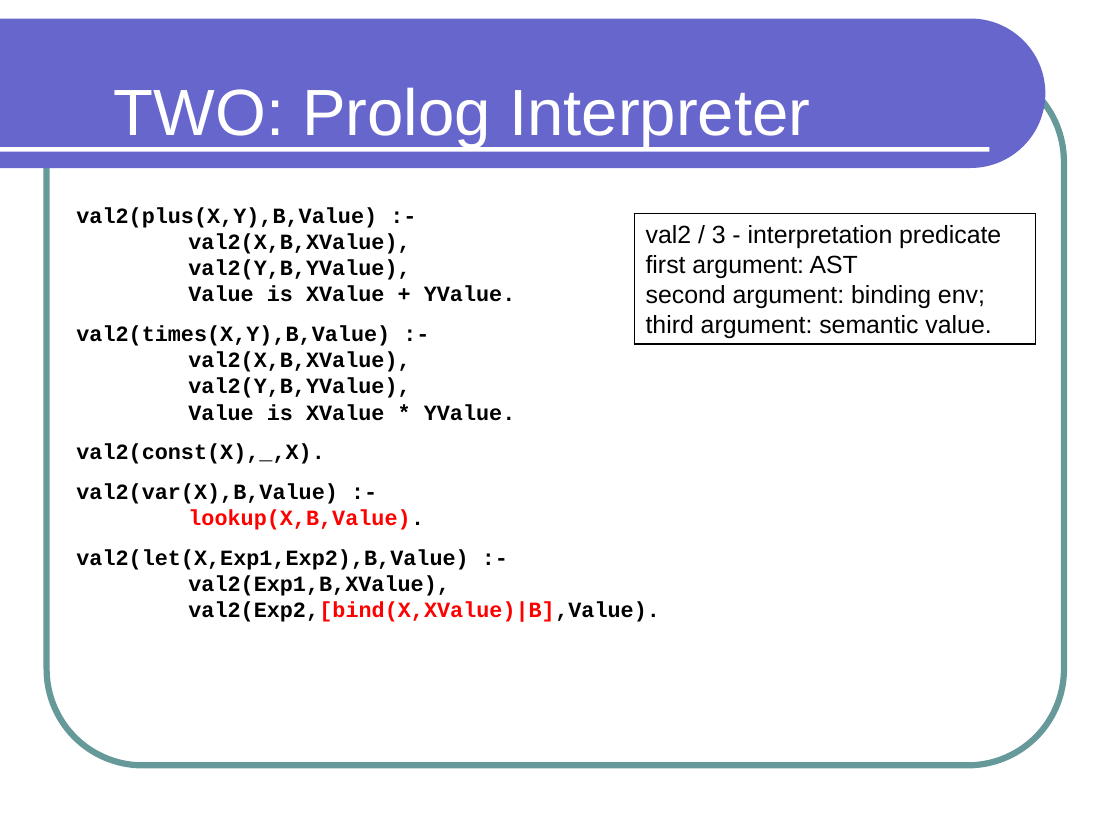
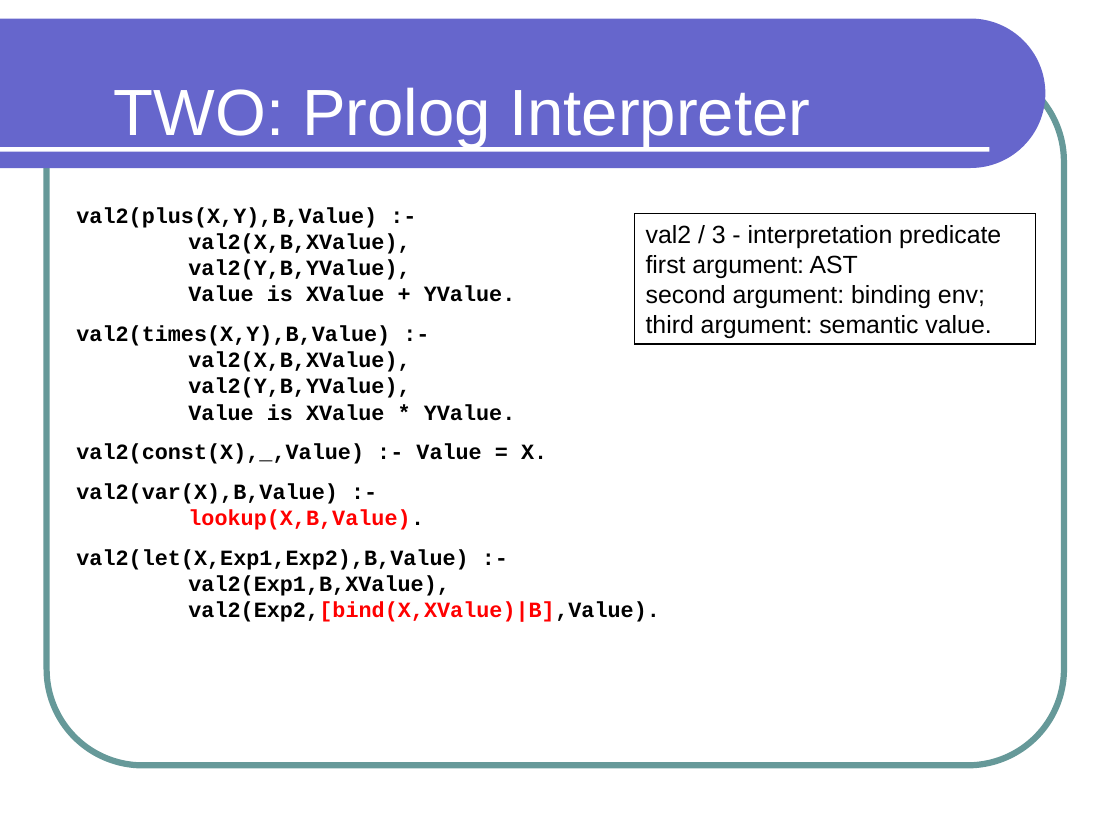
Before and after one commit to lutzhamel/CSC301, a slide deck: slide 7 of notes/csc301-ln025.ppt. Drawn at 1120x840 pixels with LibreOffice and Linux fonts; fonts in the diff are those of the drawing. Boxes give left, top, right and bottom in pixels: in the first picture for what was removed or moved away, otherwise in the second. Text is boxed around its words. In the diff, an @@ line names an element or a change of style, - is before the commit and + after.

Commit message:
Constant evaluation in Language Two
Carried over the interpretation of constants using `:- Value is X.` from ln024 slide 8 into ln025 slide 7.

```diff
--- a/notes/csc301-ln025.ppt
+++ b/notes/csc301-ln025.ppt
@@ text at [76, 444, 547, 464]: text changed @@
-val2(const(X),_,X).
+val2(const(X),_,Value) :- Value = X.
```
Also in this commit, not shown: 1 other file.
